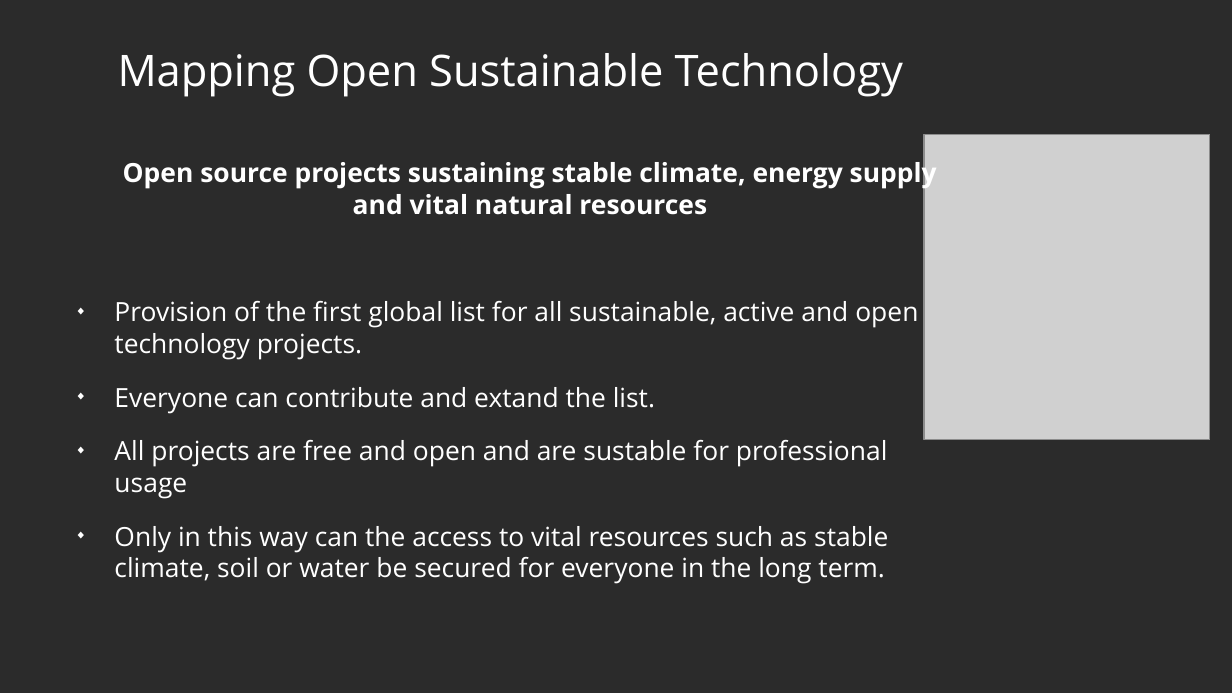
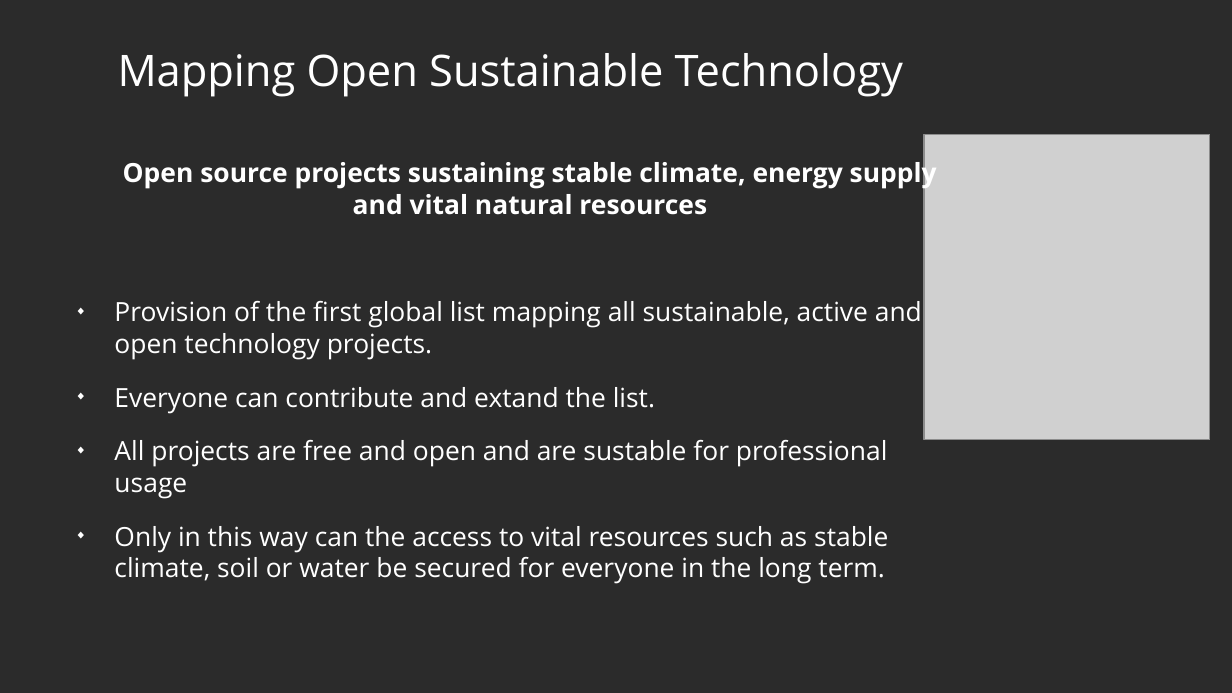
Before and after one commit to protontypes/documents, a slide deck: slide 6 of slides/2020-11-02_protontypes_GeneralSlides_R03.odp. Drawn at 1232x693 pixels with LibreOffice and Linux fonts; fonts in the diff are those of the drawing; grey boxes stand for pictures; background and template pictures are left out; a plain dark background stands for a picture behind light text. Boxes give left, top, right and bottom in pixels: in the first picture for what was removed or moved away, otherwise in the second. Text is boxed around its words. In the diff, an @@ line names an element or a change of style, - is before the commit and + after.

```diff
--- a/slides/2020-11-02_protontypes_GeneralSlides_R03.odp
+++ b/slides/2020-11-02_protontypes_GeneralSlides_R03.odp
@@ text at (x1=114, y1=301, x2=922, y2=360): text changed @@
-◆ Provision of the first global list for all sustainable, active and open technology projects.
+◆ Provision of the first global list mapping all sustainable, active and open technology projects.
```
Also in this commit, not shown: 3 other slides changed, 2 slides added, 1 slide removed, 1 other file.
